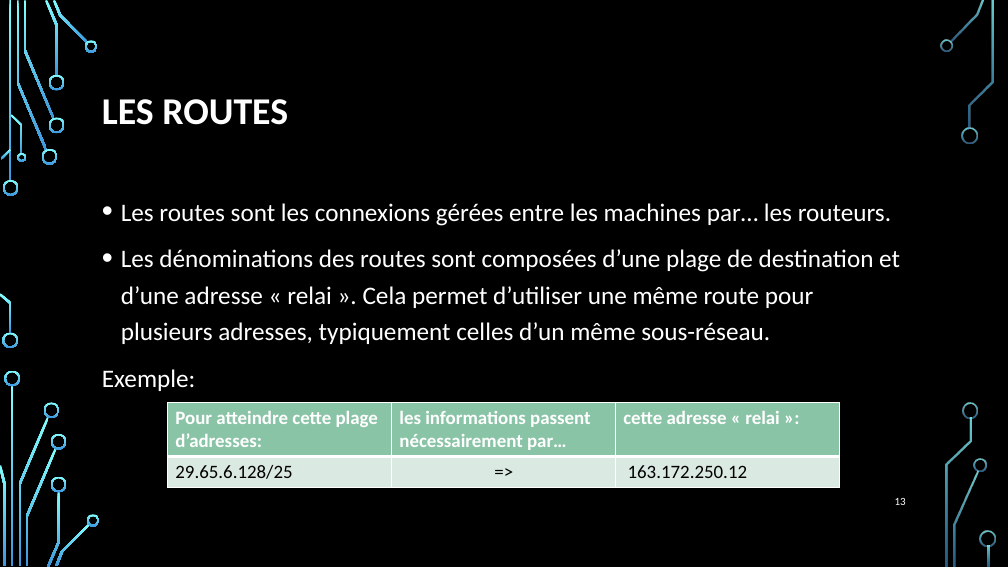
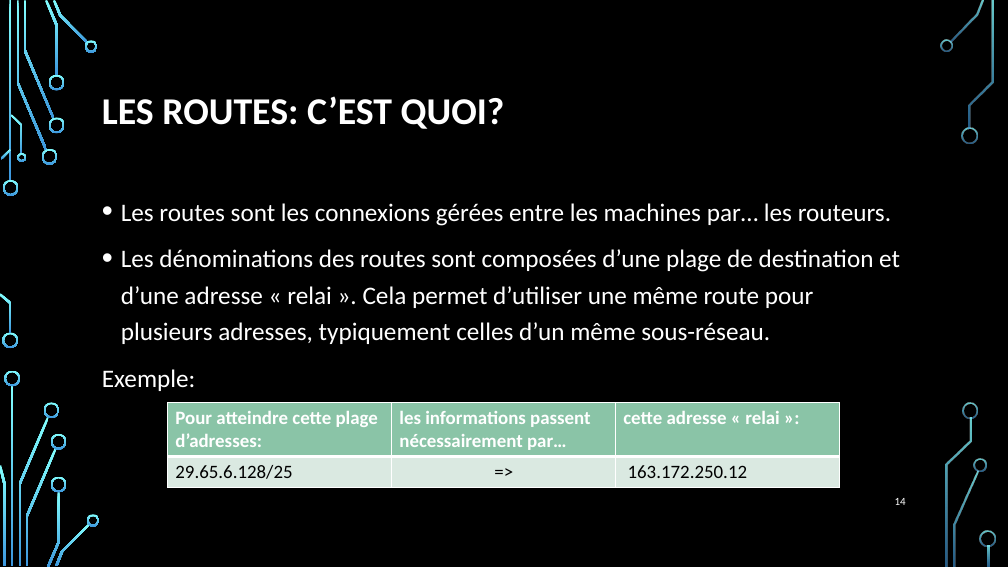
Before and after one commit to Jayleeva/42netpractice, a slide deck: slide 14 of Adressage ip.pptx (slide 13 before the commit). Drawn at 1008x567 pixels with LibreOffice and Linux fonts; fonts in the diff are those of the drawing; background and template pictures are left out. Boxes give left, top, right and bottom in pixels: in the first picture for what was removed or moved away, otherwise in the second. Text is boxed around its words. In the diff, an @@ line names an element or a change of style, - is before the commit and + after.

```diff
--- a/Adressage ip.pptx
+++ b/Adressage ip.pptx
@@ title at (102, 96, 505, 129): text changed @@
-LES ROUTES
+LES ROUTES: C’EST QUOI?
@@ page number at (895, 498, 906, 505): text changed @@
-13
+14
```
Also in this commit, not shown: 3 other slides changed, 1 slide added.
